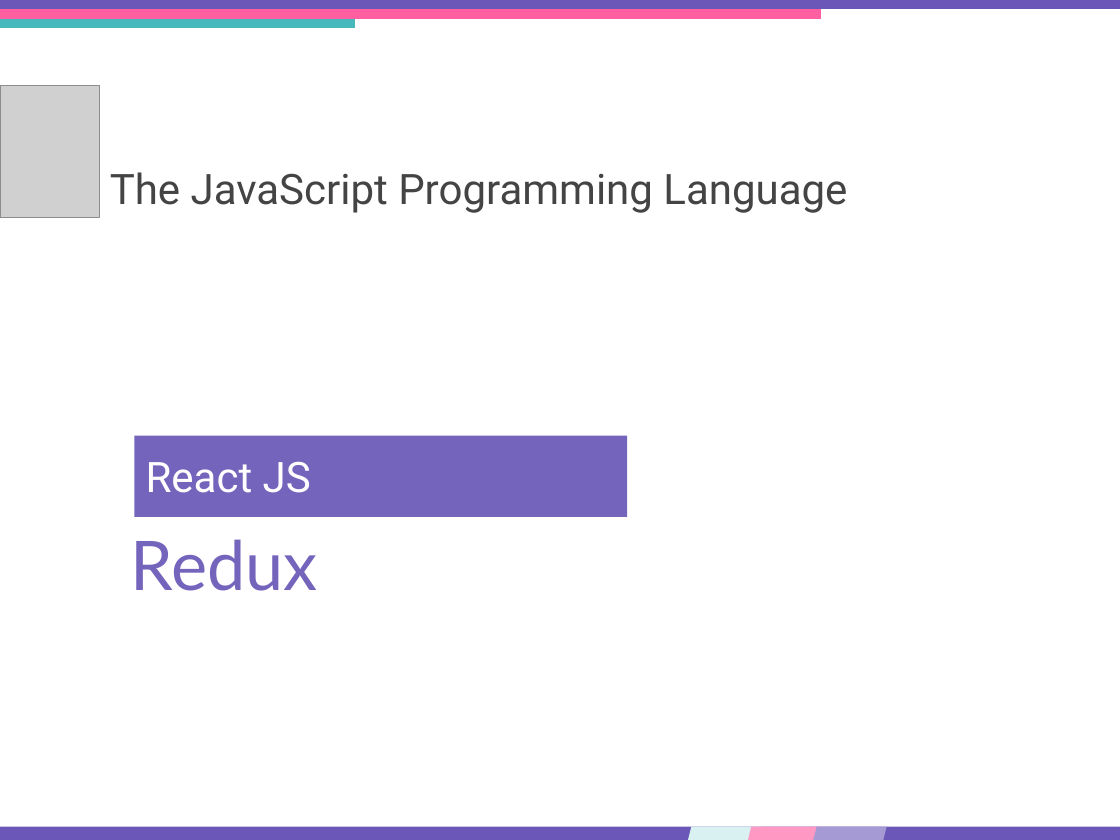
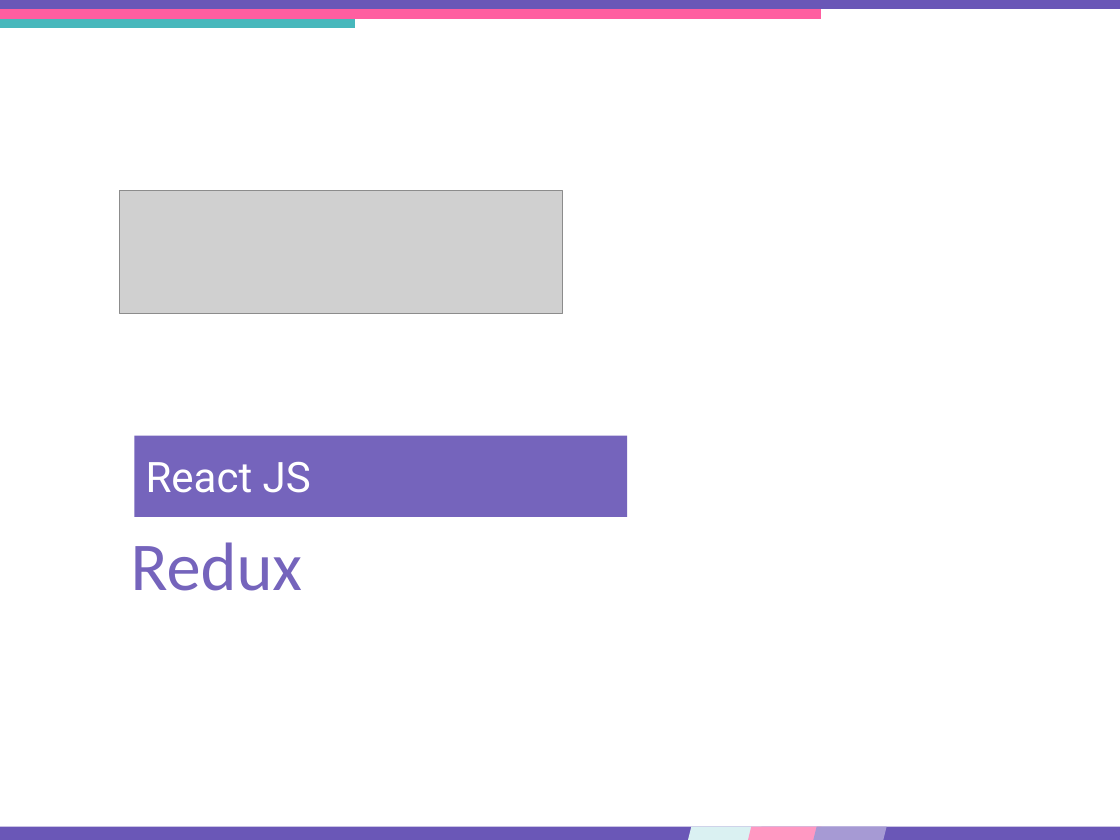
Before and after one commit to DinamickaDevelopment/Ignite-1, a slide deck: slide 1 of 003_React/lesson_26/Presentation/Redux.pptx. Drawn at 1120x840 pixels with LibreOffice and Linux fonts; fonts in the diff are those of the drawing; grey boxes stand for pictures. Boxes give left, top, right and bottom in pixels: in the first picture for what was removed or moved away, otherwise in the second. Text is boxed around its words. In the diff, an @@ line names an element or a change of style, - is before the commit and + after.

```diff
--- a/003_React/lesson_26/Presentation/Redux.pptx
+++ b/003_React/lesson_26/Presentation/Redux.pptx
@@ picture removed at (x1=0, y1=85, x2=100, y2=217) @@
@@ text removed at (x1=110, y1=172, x2=847, y2=213) @@
-The JavaScript Programming Language
@@ picture added at (x1=120, y1=190, x2=562, y2=314) @@
@@ text "Redux" at (x1=131, y1=542, x2=302, y2=591): font Lato to Calibri @@
```
Also in this commit, not shown: 10 other files.
